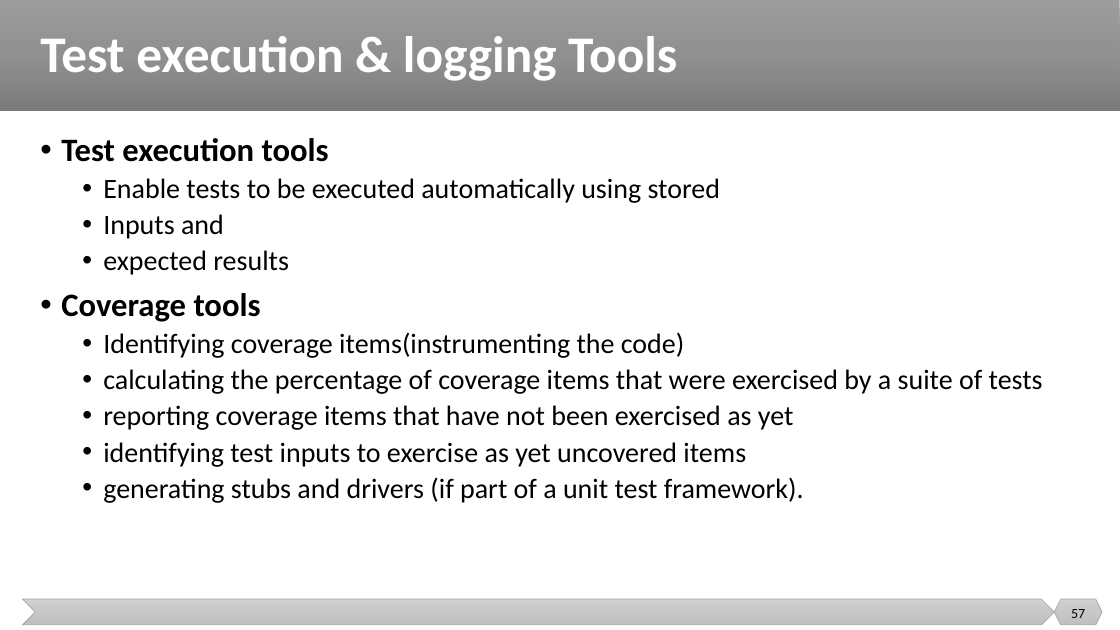
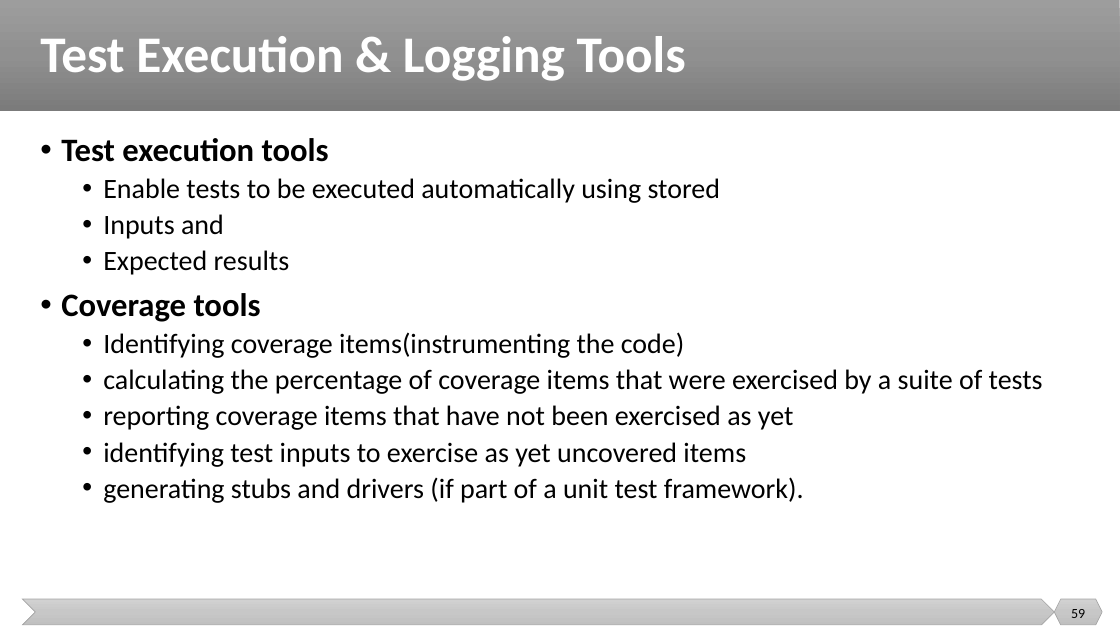
Before and after one commit to malenezi/malenezi, a slide deck: slide 59 of SE401/Lectures/9-Testing Metrics and Tools/Testing Metrics and Tools.pptx (slide 57 before the commit). Drawn at 1120x630 pixels with LibreOffice and Linux fonts; fonts in the diff are those of the drawing. Boxes give left, top, right and bottom in pixels: in the first picture for what was removed or moved away, otherwise in the second. Text is boxed around its words. In the diff, an @@ line names an element or a change of style, - is before the commit and + after.

```diff
--- a/SE401/Lectures/9-Testing Metrics and Tools/Testing Metrics and Tools.pptx
+++ b/SE401/Lectures/9-Testing Metrics and Tools/Testing Metrics and Tools.pptx
@@ title at (40,36,686,81): text changed @@
-Test execution & logging Tools
+Test Execution & Logging Tools
@@ text at (103,250,290,275): text changed @@
-  • expected results
+  • Expected results
@@ page number at (1071,609,1085,618): text changed @@
-57
+59
```
Also in this commit, not shown: 37 other slides changed, 6 slides added, 3 slides removed.
